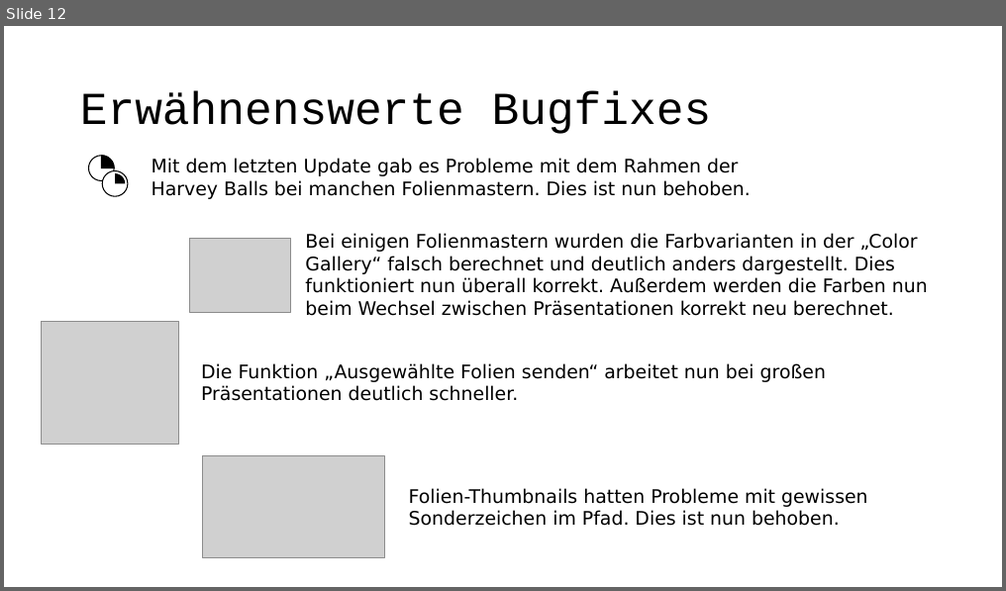
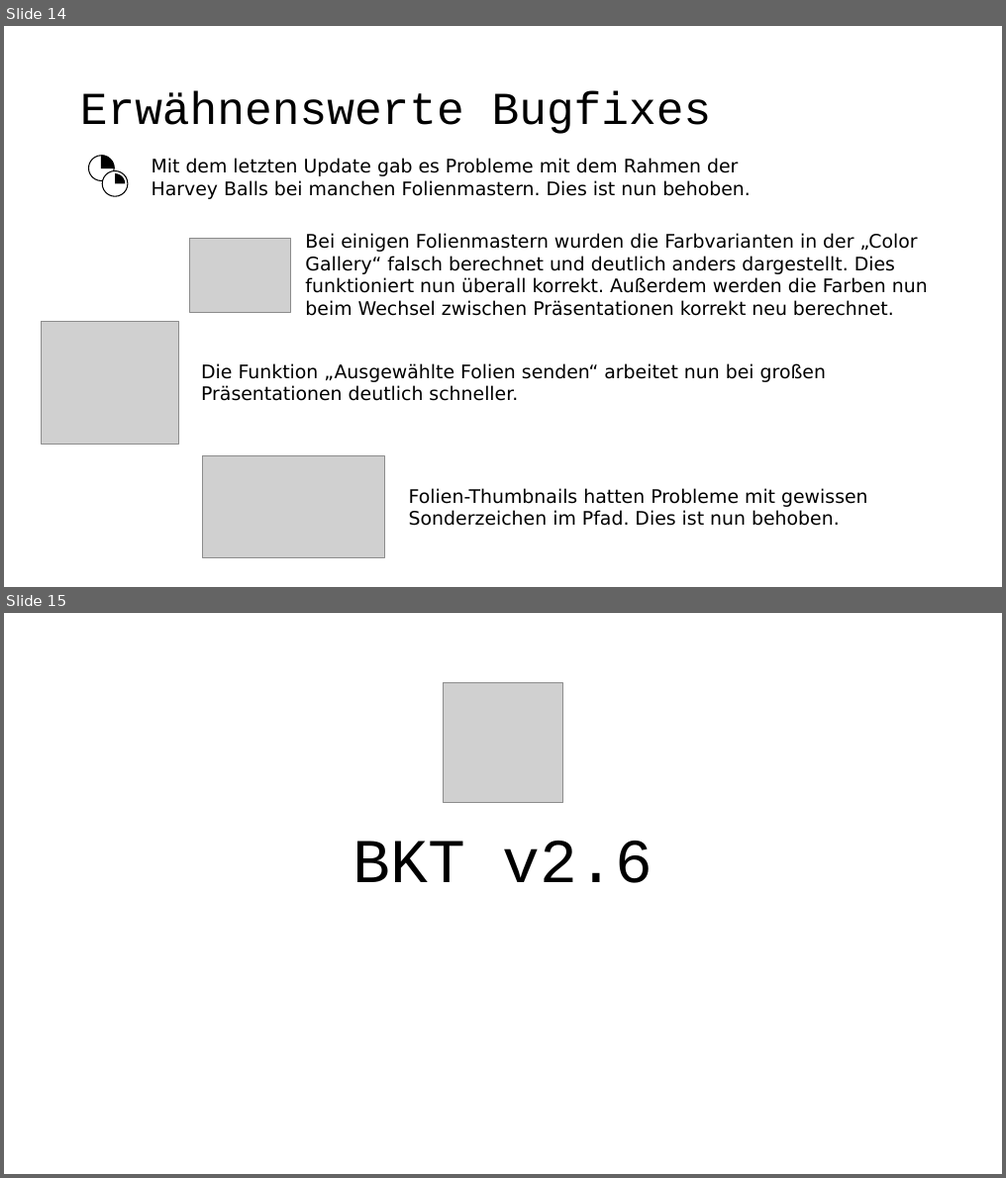
Before and after one commit to pyro-team/bkt-toolbox, a slide deck: documentation/Changelog.pptx. Shown one above the other, each under a label of ours: slide 12 before the commit, slides 14 and 15 after it. The pictures are 1006x591 and 1006x1178 pixels, drawn with LibreOffice and Linux fonts; fonts in the diff are those of the drawing; grey boxes stand for pictures. Boxes give left, top, right and bottom in pixels: in the first picture for what was removed or moved away, otherwise in the second. Text is boxed around its words. In the diff, an @@ line names an element or a change of style, - is before the commit and + after.

```diff
--- a/documentation/Changelog.pptx
+++ b/documentation/Changelog.pptx
@@ slide 15 added at (4,613,1002,1174), background #FFFFFF @@
@@ picture added at (443,682,562,802) @@
@@ title added at (353,841,652,883), 60 pt, text #000000 @@
+BKT v2.6
@@ what was slide 12 is now slide 14 @@
```
Also in this commit, not shown: 8 other slides added, 1 other file.
